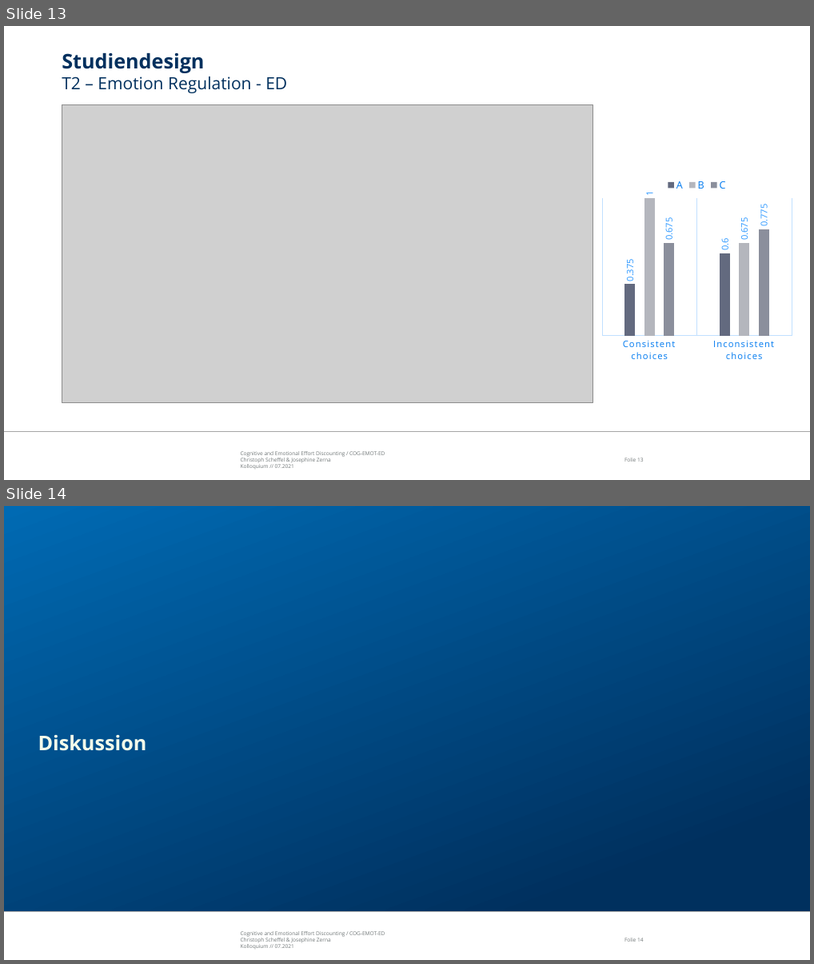
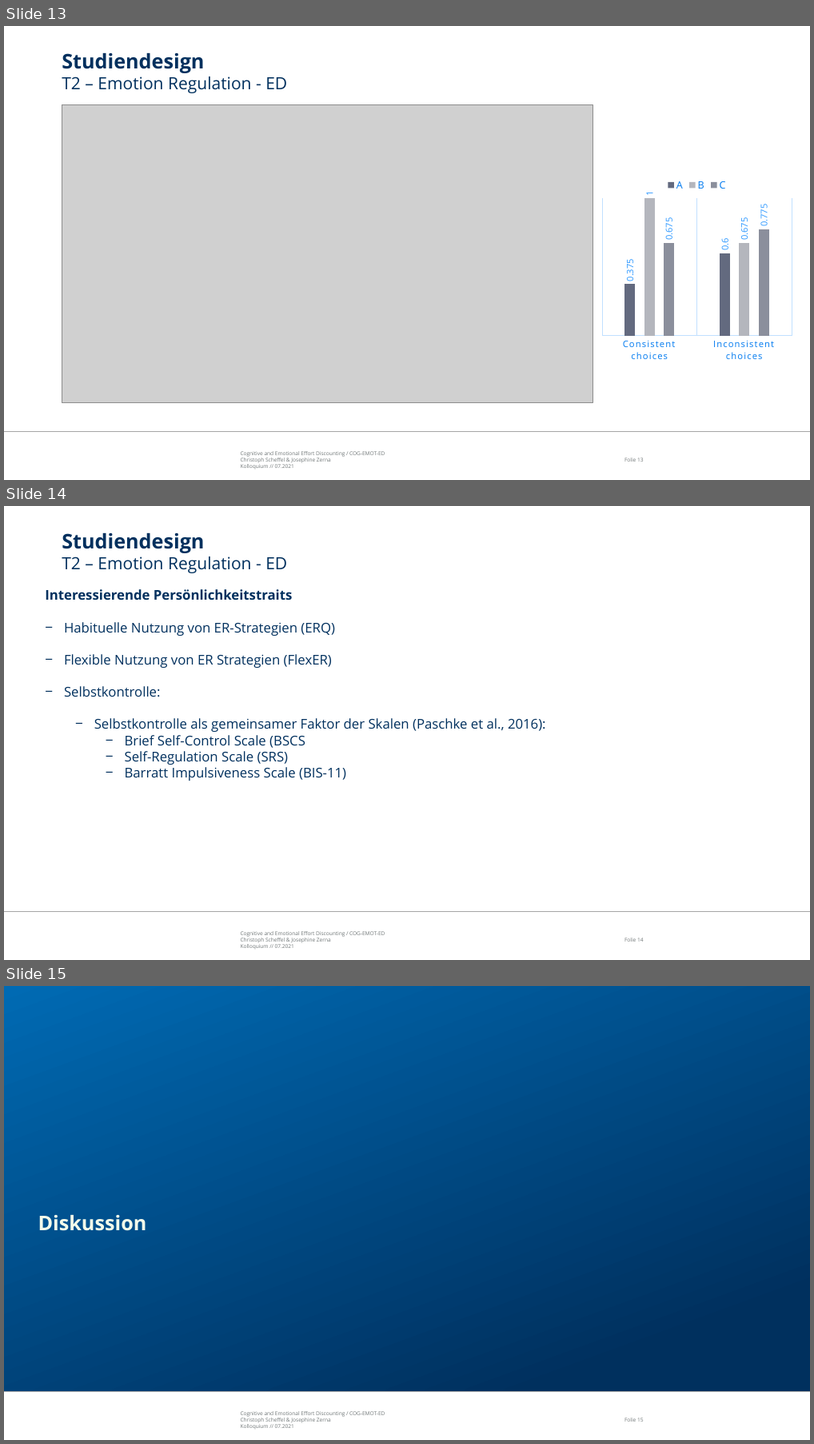
Before and after one commit to ChScheffel/CAD, a slide deck: 99_Thinktank/Talks/21-07-06_Kolloquium/Kolloquium_COG-ER-ED.pptx. Shown one above the other, each under a label of ours: slides 13 and 14 before the commit, slides 13, 14 and 15 after it. The pictures are 814x964 and 814x1444 pixels, drawn with LibreOffice and Linux fonts; fonts in the diff are those of the drawing; grey boxes stand for pictures; background and template pictures are left out. Boxes give left, top, right and bottom in pixels: in the first picture for what was removed or moved away, otherwise in the second. Text is boxed around its words. In the diff, an @@ line names an element or a change of style, - is before the commit and + after.

```diff
--- a/99_Thinktank/Talks/21-07-06_Kolloquium/Kolloquium_COG-ER-ED.pptx
+++ b/99_Thinktank/Talks/21-07-06_Kolloquium/Kolloquium_COG-ER-ED.pptx
@@ slide 14 added at (4,506,810,960), background #FFFFFF; not listed: 3 template elements that a slide beside it also shows @@
@@ title added at (62,533,287,573), 20 pt, text #00305E @@
+Studiendesign
+T2 – Emotion Regulation - ED
@@ text added at (45,589,546,780), 16 pt, text #00305E @@
+Interessierende Persönlichkeitstraits
+− Habituelle Nutzung von ER-Strategien (ERQ)
+− Flexible Nutzung von ER Strategien (FlexER)
+− Selbstkontrolle:
+  − Selbstkontrolle als gemeinsamer Faktor der Skalen (Paschke et al., 2016):
+    − Brief Self-Control Scale (BSCS
+    − Self-Regulation Scale (SRS)
+    − Barratt Impulsiveness Scale (BIS-11)
@@ what was slide 14 is now slide 15 @@
```
Also in this commit, not shown: 2 slides changed, 1 other slide added.
